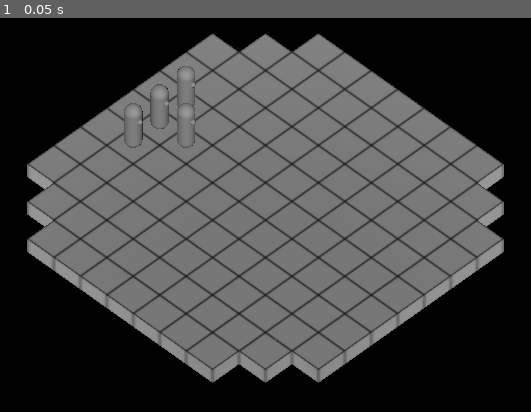
Above: before the commit, frame 1.
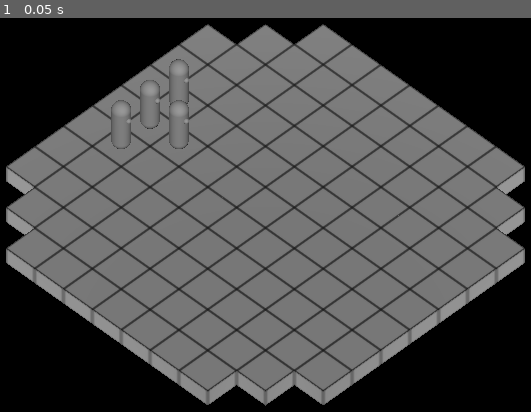
Above: after the commit, the same moment.

Repository: telmotrooper/meagre-tactics
Game: Godot game, scene res://main.tscn
Two runs of this game, one before a commit and one after it. Both use one fixed random seed, a clock stepped at 60 frames per second and the inputs below.
Inputs:
- Up to frame 1 (0.05 s): no input

The runs differ from the first frame. In frame 1, 24% of the frame differs, in the area x 1-99%, y 1-99%.

Commit message:
a few camera adjustments

Diff:
--- a/main.tscn
+++ b/main.tscn
@@ -23,9 +23,9 @@
 transform = Transform3D(-4.37114e-08, 0, 1, 0, 1, 0, -1, 0, -4.37114e-08, -4, 1, 1)
 
 [node name="Camera3D" type="Camera3D" parent="."]
-transform = Transform3D(0.707107, -0.5, 0.5, 0, 0.707107, 0.707107, -0.707107, -0.5, 0.5, 3, 4, 3)
+transform = Transform3D(0.707107, -0.5, 0.5, 0, 0.707107, 0.707107, -0.707107, -0.5, 0.5, 3, 4.25, 3)
 projection = 1
-size = 12.0
+size = 11.0
 
 [node name="DirectionalLight3D" type="DirectionalLight3D" parent="."]
 transform = Transform3D(0.707107, -0.5, 0.5, 0, 0.707107, 0.707107, -0.707107, -0.5, 0.5, 0, 0, 0)
